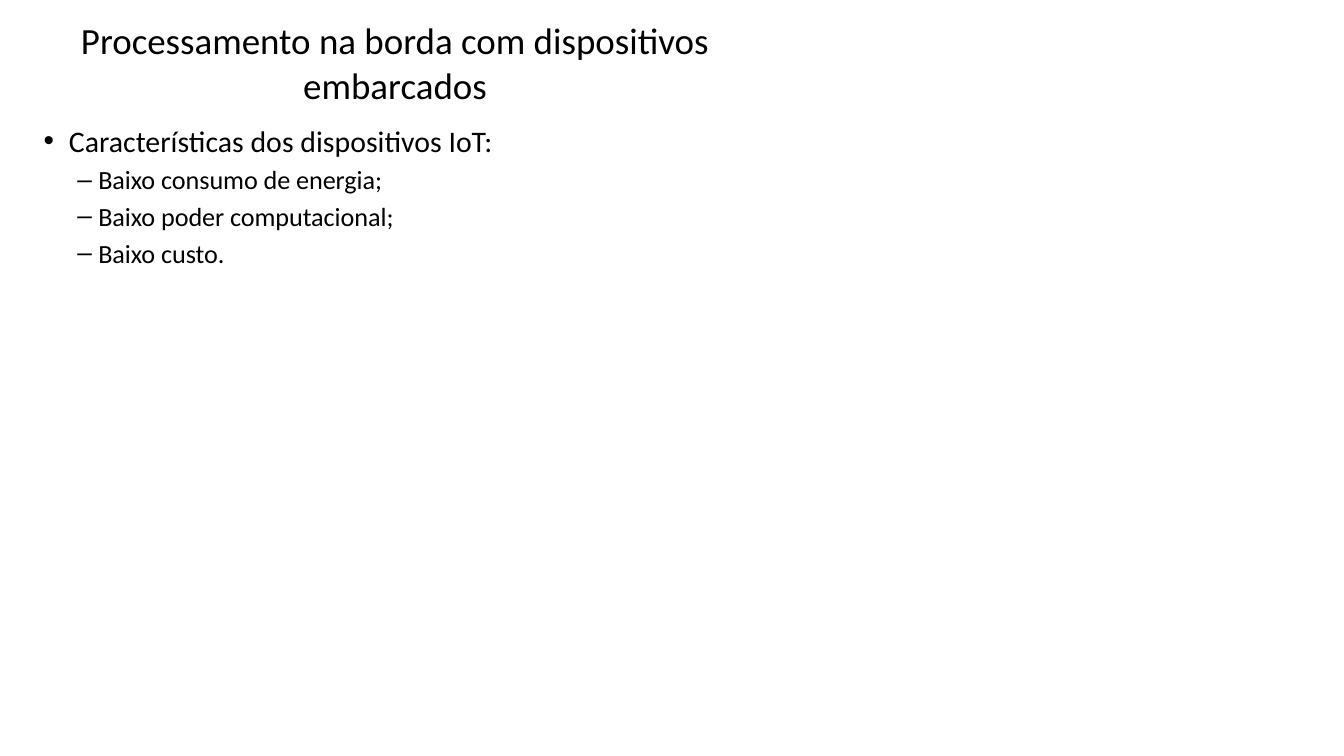
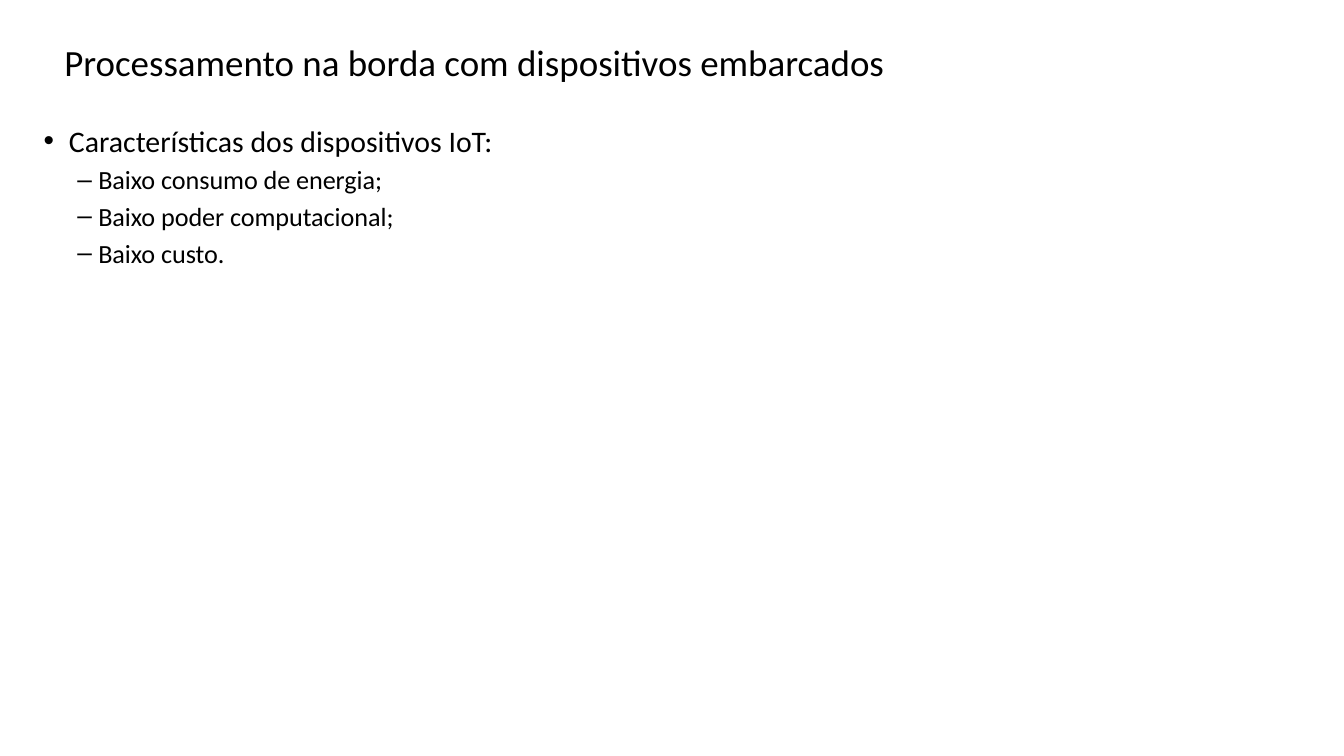
Before and after one commit to zz4fap/tp557-iot-ml, a slide deck: slide 5 of slides/TP557_14_introducao_tensorflowlite.pptx. Drawn at 1344x756 pixels with LibreOffice and Linux fonts; fonts in the diff are those of the drawing; background and template pictures are left out. Boxes give left, top, right and bottom in pixels: in the first picture for what was removed or moved away, otherwise in the second. Text is boxed around its words. In the diff, an @@ line names an element or a change of style, - is before the commit and + after.

```diff
--- a/slides/TP557_14_introducao_tensorflowlite.pptx
+++ b/slides/TP557_14_introducao_tensorflowlite.pptx
@@ title "Processamento na borda com dispositivos ..." rewrapped from box(81, 28, 709, 100) to box(64, 50, 884, 82) @@
```
Also in this commit, not shown: 26 other slides changed.
